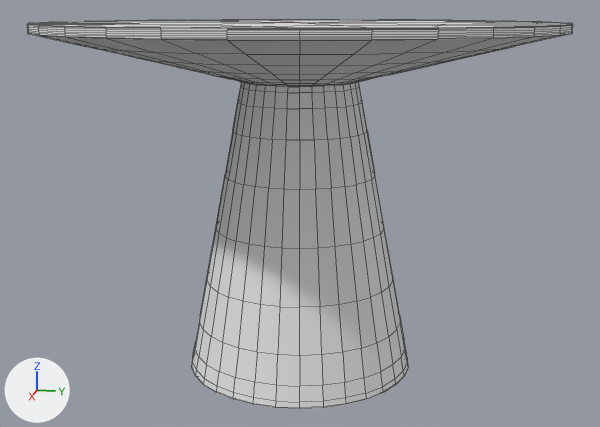
What one commit did to the Blender file Table/table.blend.
One viewpoint serves both versions: a camera (50 mm lens) standing at (10.2, 2.04, 2.71) and looking at (0.04, 0.01, 0.17). Every picture has the same lights, and +X, +Y and +Z are marked at lower left. Mesh edges are drawn as thin lines.

In view in the first picture: 'Table'.
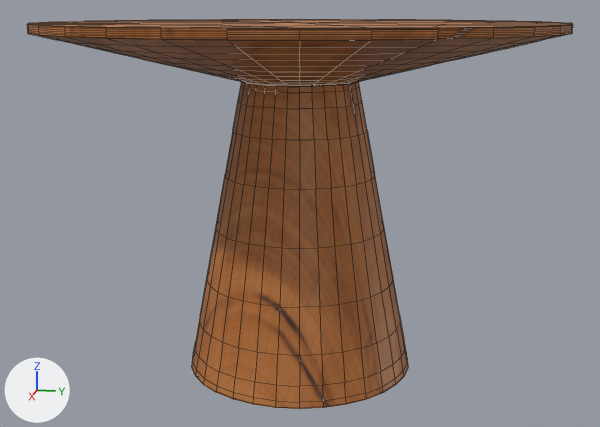
Where the change shows, as pixel boxes [x1, y1, x2, y2] in the pictures (600 x 427 px):
part 1 of me_cylinder_001, built on
    before: [31, 34, 569, 80]
    after: [31, 34, 569, 86]
part 2 of me_cylinder_001, recoloured (grey to brown)
    both: [27, 19, 573, 409]

The edits, one by one:
Picture 'f7f4f46c8b390f6b67a593cf8f54cd64.jpg' (img_f7f4f46c8b390f6b67a593cf8f54cd64_jpg) is new.
Material 'Material' (mat_material) is new.
Its texture is img_f7f4f46c8b390f6b67a593cf8f54cd64_jpg.
me_cylinder_001 is used by ob_table; location (0.0, 0.0, 0.0); scale (1.6, 1.6, 1.85).
me_cylinder_001 had 72 vertices, 66 faces and spanned x -2.2..2.2, y -2.2..2.2, z -1.0..1.38.
me_cylinder_001 now has 88 vertices, 82 faces and spans x -2.2..2.2, y -2.2..2.2, z -1.0..1.38.
Part 1, on me_cylinder_001:
8 faces are deleted.
16 vertices are added at x -1.35..1.35, y -1.35..1.35, z 1.0..1.16.
24 new faces join them.
me_cylinder_001 part 2: 58 faces spanning x -2.2..2.2, y -2.2..2.2, z -1.0..1.38 switch from no material to mat_material (picture img_f7f4f46c8b390f6b67a593cf8f54cd64_jpg).
